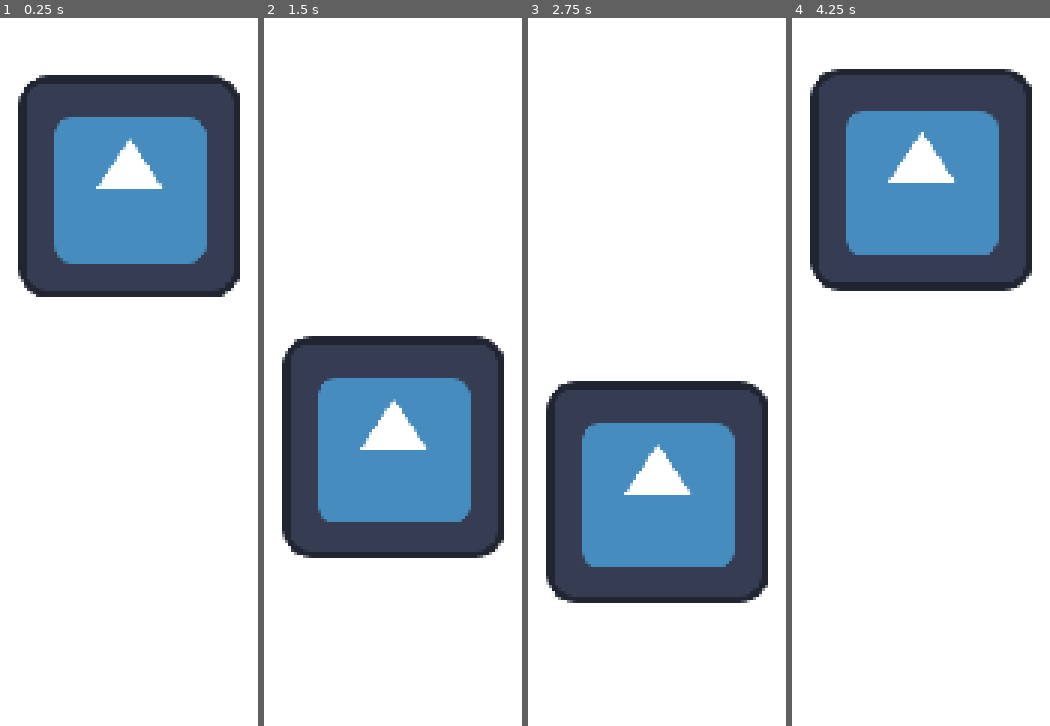
Above: before the commit, frames 1-4 (left to right).
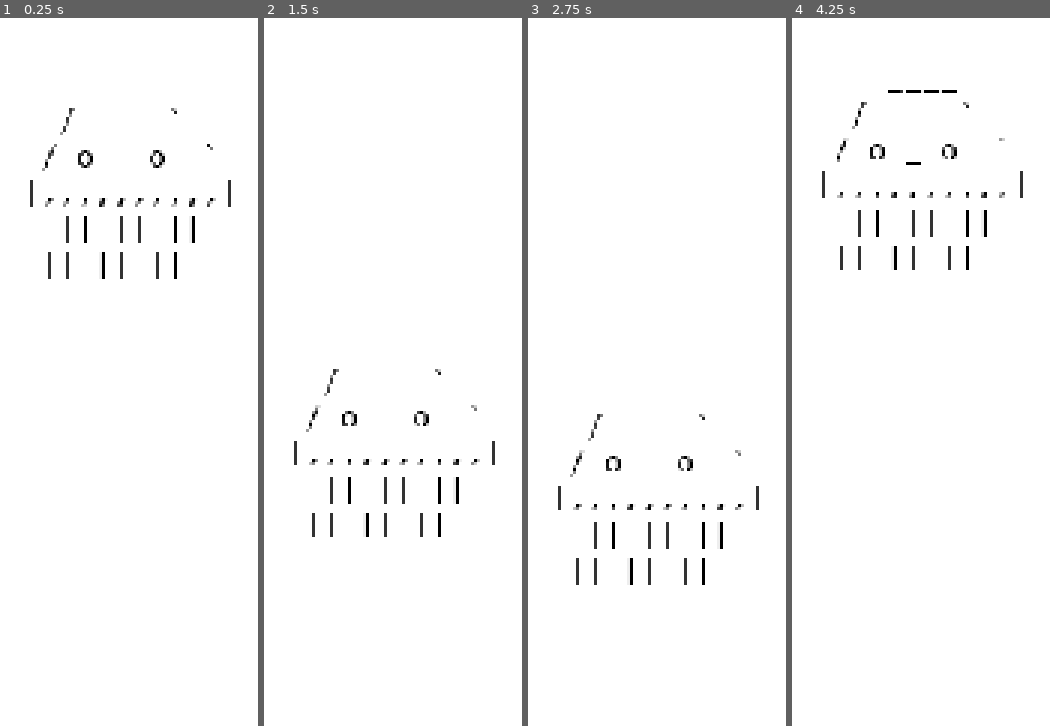
Above: after the commit, the same moments.

Repository: takumisegi/2D-Game-Project
Game: Godot game, scene res://Scene/Jellyfish.tscn
The game is run twice, just before and just after one commit, with the same random seed, the same clock (stepped at 60 frames per second) and the same inputs. This scene is started directly instead of the project's main scene. The engine's default icon, where the game draws it, is replaced by a stand-in: a white triangle on a blue panel in a dark square.
Inputs:
- Up to frame 1 (0.25 s): no input
- Up to frame 2 (1.5 s): hold Right (ui_right) 0.53-1.28 s; hold Down (ui_down) from 1.28 s (still down)
- Up to frame 3 (2.75 s): release Down (ui_down) at 2.03 s; hold Right (ui_right) from 2.03 s (still down)
- Up to frame 4 (4.25 s): release Right (ui_right) at 2.78 s; hold Space (swim_up) 2.78-3.53 s; hold Left (ui_left) from 3.53 s (still down)

The runs differ from the first frame. In frame 1, 26% of the frame differs, in the area x 6-94%, y 8-40%; in frame 2, 26%; in frame 3, 26%; in frame 4, 26%.

Commit message:
Update Jellyfish.tscn

Diff:
--- a/2d-game-project/Scene/Jellyfish.tscn
+++ b/2d-game-project/Scene/Jellyfish.tscn
@@ -1,7 +1,7 @@
 [gd_scene load_steps=5 format=3 uid="uid://6itguqhpcbhy"]
 
 [ext_resource type="Script" path="res://Scripts/jellyfish movement.gd" id="1_p4fbt"]
-[ext_resource type="Texture2D" uid="uid://glnf02x6vhk2" path="res://icon.svg" id="2_jvehq"]
+[ext_resource type="Texture2D" uid="uid://17rerxy6g47f" path="res://Assets/Ascii Art/DeepSeaPanic-Level02-16.png" id="2_kuqq5"]
 
 [sub_resource type="GDScript" id="GDScript_61den"]
 script/source = "extends Sprite2D
@@ -18,19 +18,21 @@
 "
 
 [sub_resource type="CapsuleShape2D" id="CapsuleShape2D_0sjha"]
-radius = 5.5
-height = 14.2
+radius = 4.7
+height = 11.2
 
-[node name="CharacterBody2D" type="CharacterBody2D"]
+[node name="jellyfish" type="CharacterBody2D"]
 position = Vector2(202, 177)
 script = ExtResource("1_p4fbt")
 
 [node name="Icon" type="Sprite2D" parent="."]
-scale = Vector2(0.828125, 0.828125)
-texture = ExtResource("2_jvehq")
+position = Vector2(4.48438, -4.48438)
+scale = Vector2(0.846063, 0.846063)
+texture = ExtResource("2_kuqq5")
 script = SubResource("GDScript_61den")
 
 [node name="CollisionShape2D" type="CollisionShape2D" parent="."]
+position = Vector2(-1, 6)
 scale = Vector2(10, 10)
 shape = SubResource("CapsuleShape2D_0sjha")
 
